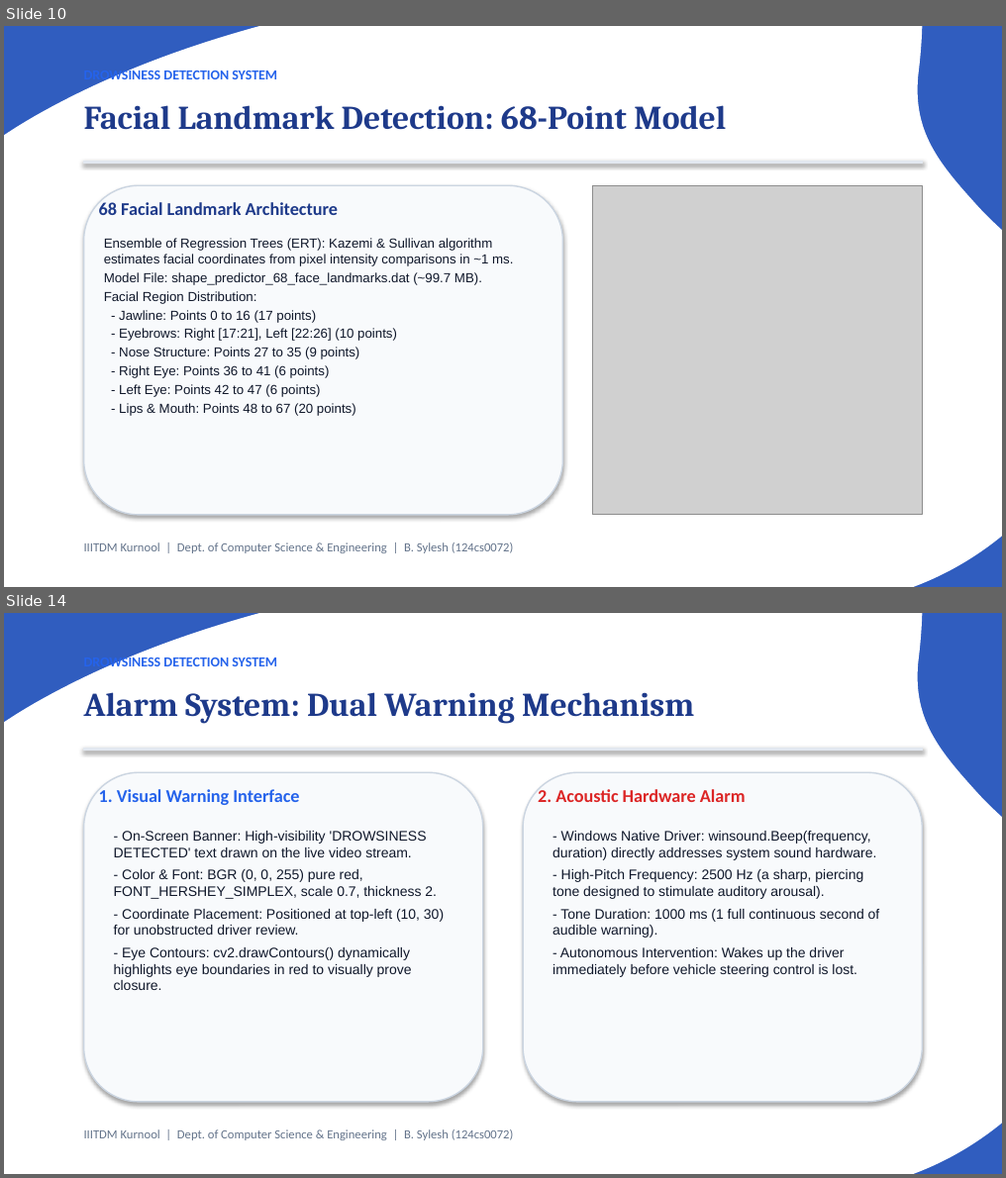
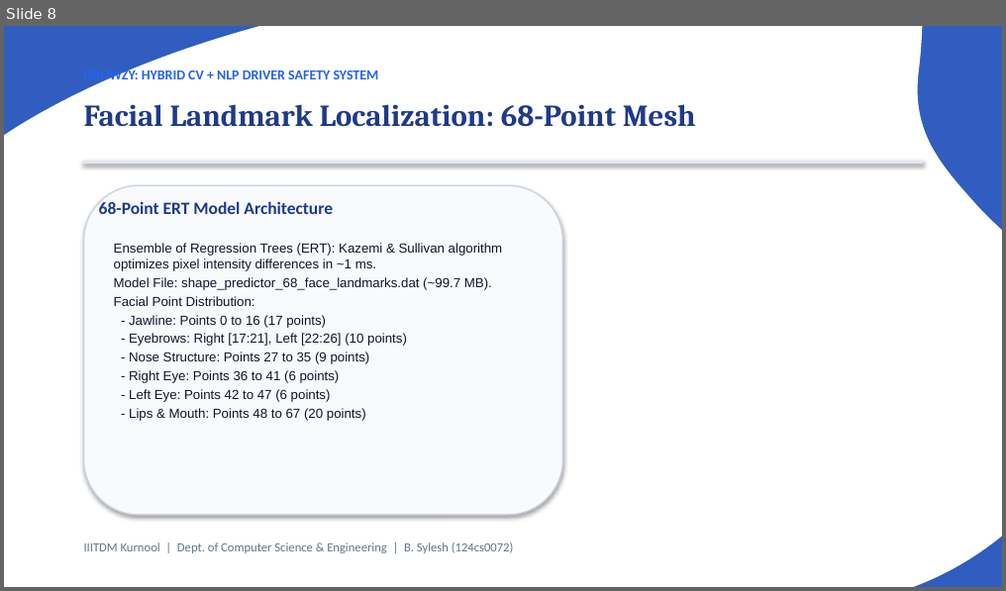
Before and after one commit to iotaaw/Drozy, a slide deck: Drowsiness_Detection_Presentation.pptx. Shown one above the other, each under a label of ours: slides 10 and 14 before the commit, slide 8 after it; the slides between them are not shown. The pictures are 1006x1178 and 1006x591 pixels, drawn with LibreOffice and Linux fonts; fonts in the diff are those of the drawing; grey boxes stand for pictures. Boxes give left, top, right and bottom in pixels: in the first picture for what was removed or moved away, otherwise in the second. Text is boxed around its words. In the diff, an @@ line names an element or a change of style, - is before the commit and + after.

Commit message:
Add Drowzy NLP driver safety project

```diff
--- a/Drowsiness_Detection_Presentation.pptx
+++ b/Drowsiness_Detection_Presentation.pptx
@@ slide 14 removed at <box>4,613,1002,1174</box>, background #305DBF; not listed: 1 template element that a slide beside it also shows @@
@@ text removed at <box>84,655,277,670</box> @@
-DROWSINESS DETECTION SYSTEM
@@ text removed at <box>84,692,694,724</box> @@
-Alarm System: Dual Warning Mechanism
@@ rectangle removed at <box>84,748,922,751</box> @@
@@ rounded rectangle removed at <box>84,772,483,1102</box> @@
@@ text removed at <box>99,787,299,805</box> @@
-1. Visual Warning Interface
@@ rounded rectangle removed at <box>523,772,922,1102</box> @@
@@ text removed at <box>538,787,746,802</box> @@
-2. Acoustic Hardware Alarm
@@ text removed at <box>114,831,444,990</box> @@
-- On-Screen Banner: High-visibility 'DROWSINESS DETECTED' text drawn on the live video stream.
-- Color & Font: BGR (0, 0, 255) pure red, FONT_HERSHEY_SIMPLEX, scale 0.7, thickness 2.
-- Coordinate Placement: Positioned at top-left (10, 30) for unobstructed driver review.
-- Eye Contours: cv2.drawContours() dynamically highlights eye boundaries in red to visually prove closure.
@@ text removed at <box>552,831,880,977</box> @@
-- Windows Native Driver: winsound.Beep(frequency, duration) directly addresses system sound hardware.
-- High-Pitch Frequency: 2500 Hz (a sharp, piercing tone designed to stimulate auditory arousal).
-- Tone Duration: 1000 ms (1 full continuous second of audible warning).
-- Autonomous Intervention: Wakes up the driver immediately before vehicle steering control is lost.
@@ text removed at <box>84,1130,514,1141</box> @@
-IIITDM Kurnool | Dept. of Computer Science & Engineering | B. Sylesh (124cs0072)
@@ what was slide 10 is now slide 8 @@
@@ slide 8 changed as well @@
@@ text at <box>84,68,379,83</box>: text changed @@
-DROWSINESS DETECTION SYSTEM
+DROWZY: HYBRID CV + NLP DRIVER SAFETY SYSTEM
@@ text at <box>84,104,696,127</box>: text changed; size 24 to 22 pt @@
-Facial Landmark Detection: 68-Point Model
+Facial Landmark Localization: 68-Point Mesh
@@ text at <box>99,200,333,214</box>: text changed; size 13 to 12.5 pt @@
-68 Facial Landmark Architecture
+68-Point ERT Model Architecture
@@ picture removed at <box>593,185,922,515</box> @@
@@ text at <box>114,243,503,272</box>: text changed @@
-Ensemble of Regression Trees (ERT): Kazemi & Sullivan algorithm estimates facial coordinates from pixel intensity comparisons in ~1 ms.
+Ensemble of Regression Trees (ERT): Kazemi & Sullivan algorithm optimizes pixel intensity differences in ~1 ms.
@@ text at <box>114,296,255,306</box>: text changed @@
-Facial Region Distribution:
+Facial Point Distribution:
```
Also in this commit, not shown: 9 other slides changed, 13 slides added, 7 other slides removed, 23 other files.
